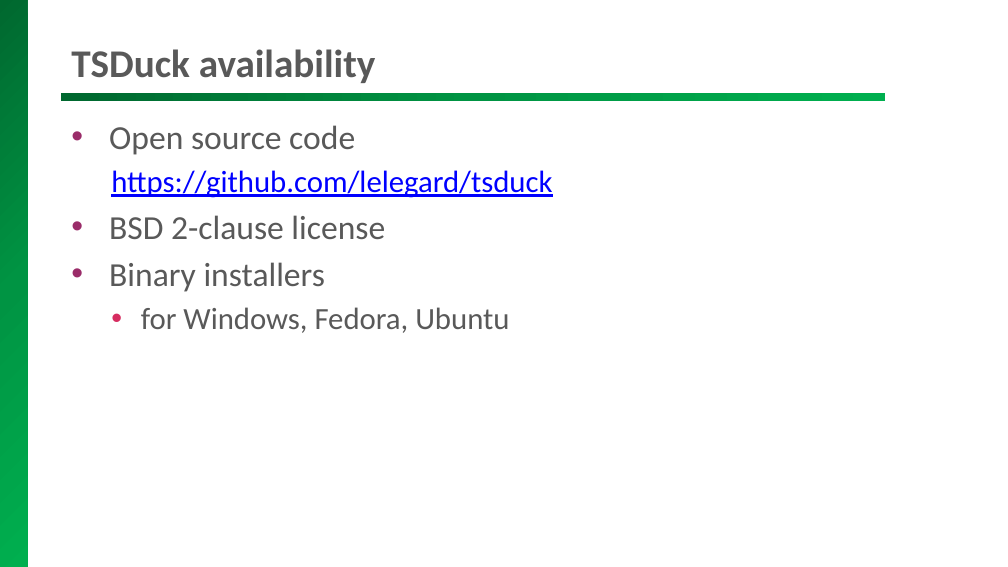
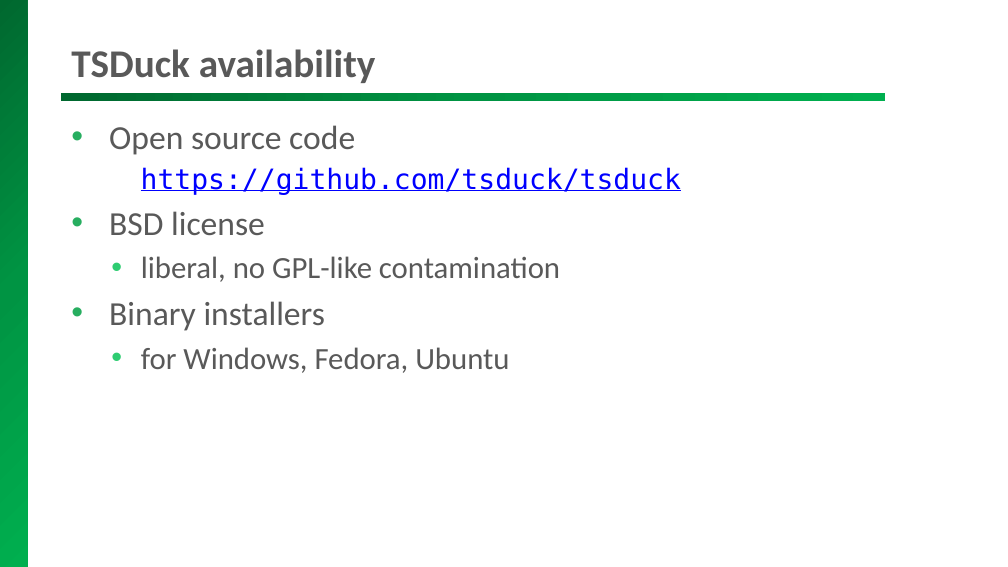
Before and after one commit to tsduck/tsduck, a slide deck: slide 5 of doc/tsduck-presentation.pptx. Drawn at 1008x567 pixels with LibreOffice and Linux fonts; fonts in the diff are those of the drawing; background and template pictures are left out. Boxes give left, top, right and bottom in pixels: in the first picture for what was removed or moved away, otherwise in the second. Text is boxed around its words. In the diff, an @@ line names an element or a change of style, - is before the commit and + after.

```diff
--- a/doc/tsduck-presentation.pptx
+++ b/doc/tsduck-presentation.pptx
@@ text at (x1=109, y1=125, x2=509, y2=373): bullet colour #9A2C69 to #27AE60; bullet colour #D62C60 to #2ECC71 @@
@@ text at (x1=109, y1=167, x2=681, y2=282): text changed; size 22 to 20 pt; text colour #0000FF to #595959 @@
-  https://github.com/lelegard/tsduck
-• BSD 2-clause license
+    https://github.com/tsduck/tsduck
+• BSD license
+  • liberal, no GPL-like contamination
```
Also in this commit, not shown: 14 other slides changed, 13 slides added, 1 other file.
